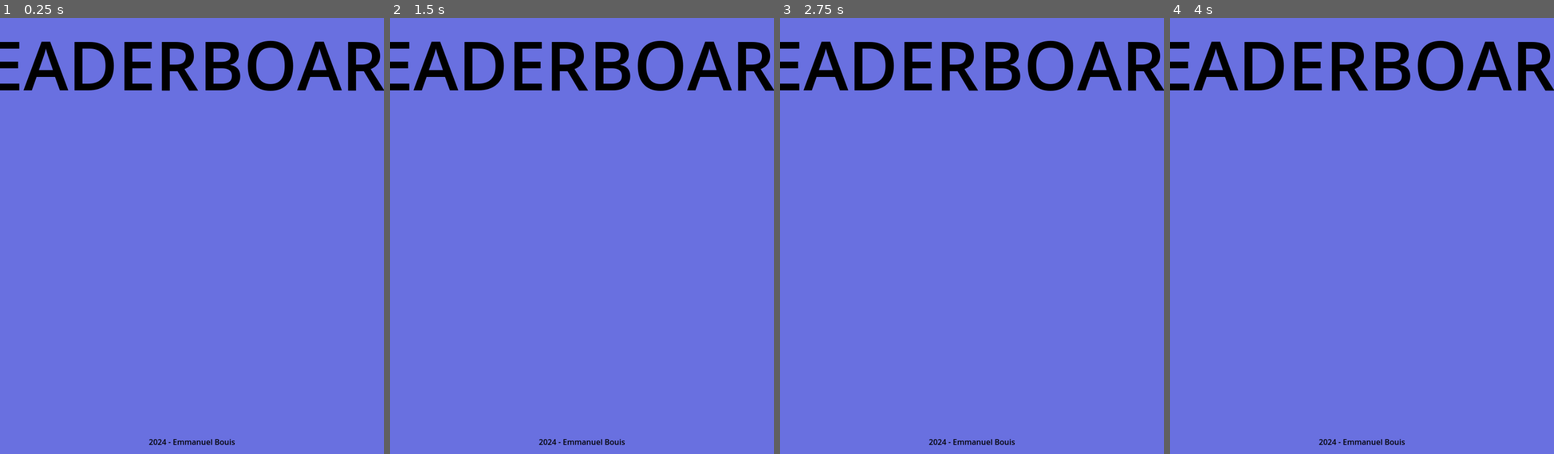
Above: before the commit, frames 1-4 (left to right).
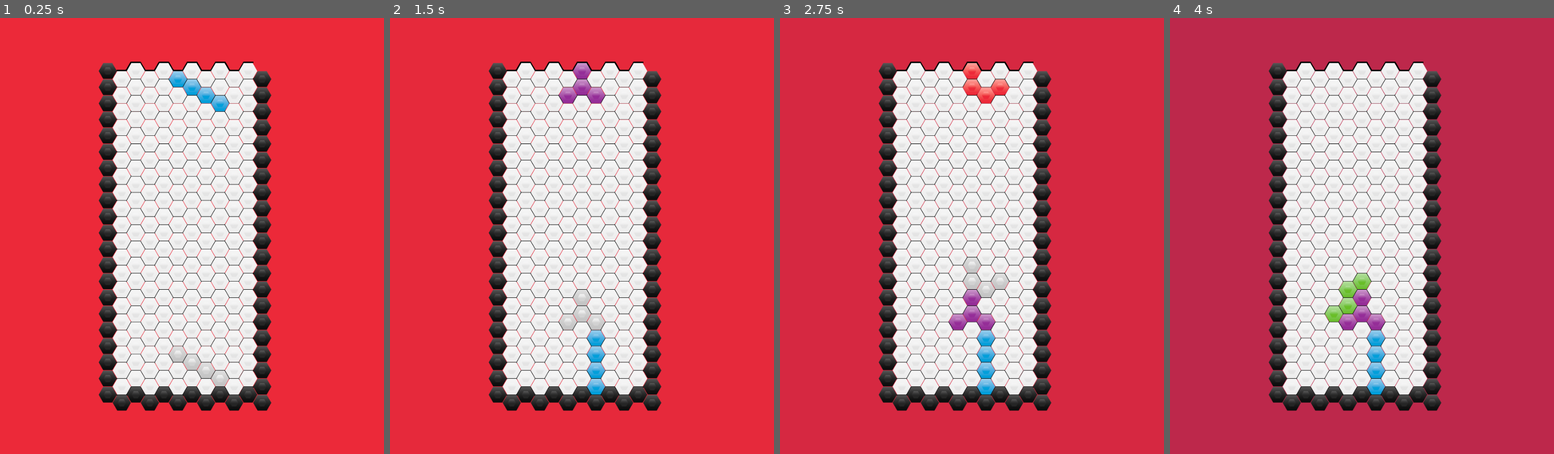
Above: after the commit, the same moments.

Repository: MrSoubi/HexoTangle
Game: Godot game, scene res://game.tscn
Two runs of this game, one before a commit and one after it. Both use one fixed random seed, a clock stepped at 60 frames per second and the inputs below.
Inputs (mouse positions are in pixels of both pictures, inside the frame that each line leads up to):
- Up to frame 1 (0.25 s): no input
- Up to frame 2 (1.5 s): tap Enter at 0.5 s; move the mouse to (666, 214) at 0.52 s; hold Right 0.53-1.28 s; tap Z at 0.6 s; tap Space at 0.77, 1.25 s; move the mouse to (505, 257) at 1.27 s; hold Down from 1.28 s (still down); tap C at 1.35 s
- Up to frame 3 (2.75 s): tap Space at 1.52 s; tap Enter at 2 s; move the mouse to (1010, 140) at 2.02 s; release Down at 2.03 s; hold Right from 2.03 s (still down); tap Z at 2.1 s
- Up to frame 4 (4 s): tap Space at 2.75, 3.02, 3.77 s; move the mouse to (1342, 323) at 2.77 s; release Right at 2.78 s; hold Up 2.78-3.53 s; tap C at 2.85 s; tap Enter at 3.5 s; move the mouse to (1477, 301) at 3.52 s; hold Left from 3.53 s (still down); tap Z at 3.6 s

The runs differ from the first frame. In frame 1, 100% of the frame differs, in the area x 0-100%, y 0-100%; in frame 2, 100%; in frame 3, 100%; in frame 4, 100%.

Commit message:
KAN-7 - Main menu logic done

Diff:
--- a/Scripts/GlobalData.gd
+++ b/Scripts/GlobalData.gd
@@ -18,4 +18,5 @@
 
 enum State {FREE, BLOCKED, MOVING};
 
+enum GameState {MENU, PLAYING, PAUSED};
 var score: int
--- /dev/null
+++ b/Scripts/UI.gd
@@ -0,0 +1,69 @@
+extends CanvasLayer
+
+@onready var main_menu = $MainMenu
+@onready var settings_menu = $SettingsMenu
+@onready var leader_board = $LeaderBoard
+@onready var game_ui = $GameUI
+@onready var help_ui = $HelpUI
+@onready var pause_menu = $PauseMenu
+
+# Called when the node enters the scene tree for the first time.
+func _ready():
+	pass # Replace with function body.
+
+
+# Called every frame. 'delta' is the elapsed time since the previous frame.
+func _process(delta):
+	pass
+
+
+func _on_button_play_pressed():
+	_display_game_ui();
+
+
+func _on_button_settings_pressed():
+	pass # Replace with function body.
+
+
+func _on_button_help_pressed():
+	pass # Replace with function body.
+
+func _display_game_ui():
+	main_menu.visible = false;
+	settings_menu.visible = false;
+	leader_board.visible = false;
+	game_ui.visible = true;
+	help_ui.visible = false;
+	pause_menu.visible = false;
+
+func _display_settings_menu():
+	main_menu.visible = false;
+	settings_menu.visible = true;
+	leader_board.visible = false;
+	game_ui.visible = false;
+	help_ui.visible = false;
+	pause_menu.visible = false;
+
+func _display_help_ui():
+	main_menu.visible = false;
+	settings_menu.visible = false;
+	leader_board.visible = false;
+	game_ui.visible = false;
+	help_ui.visible = true;
+	pause_menu.visible = false;
+
+func _display_leaderboard():
+	main_menu.visible = false;
+	settings_menu.visible = false;
+	leader_board.visible = true;
+	game_ui.visible = false;
+	help_ui.visible = false;
+	pause_menu.visible = false;
+
+func _display_pause_menu():
+	main_menu.visible = false;
+	settings_menu.visible = false;
+	leader_board.visible = false;
+	game_ui.visible = false;
+	help_ui.visible = false;
+	pause_menu.visible = true;
--- a/game.gd
+++ b/Scripts/game.gd
@@ -7,6 +7,8 @@
 @export var ui: Node
 
 @export var leaderboard: Node
+
+var state: GlobalData.GameState = GlobalData.GameState.MENU;
 
 var score: int = 0;
 var level: int = 1;
@@ -72,3 +74,6 @@
 	timer.wait_time = 1.0;
 	$UI/VBoxContainer/LevelLabel.text = str(0);
 	grid.Reset()
+
+func StartGame():
+	ResetGame();
--- a/UI.gd
+++ /dev/null
@@ -1,14 +0,0 @@
-extends CanvasLayer
-
-@onready var mainMenu = get_node("MainMenu")
-@onready var settingsMenu = get_node("SettingsMenu")
-@onready var gameUI = get_node("GameUI")
-
-# Called when the node enters the scene tree for the first time.
-func _ready():
-	pass # Replace with function body.
-
-
-# Called every frame. 'delta' is the elapsed time since the previous frame.
-func _process(delta):
-	pass
--- a/game.tscn
+++ b/game.tscn
@@ -1,16 +1,16 @@
-[gd_scene load_steps=29 format=3 uid="uid://d33r44fu71nhh"]
+[gd_scene load_steps=26 format=3 uid="uid://d33r44fu71nhh"]
 
 [ext_resource type="PackedScene" uid="uid://cpin614h2rqoi" path="res://grid.tscn" id="1_ae5do"]
-[ext_resource type="Script" path="res://game.gd" id="1_xep6p"]
+[ext_resource type="Script" path="res://Scripts/game.gd" id="1_xep6p"]
 [ext_resource type="Shader" path="res://background.gdshader" id="2_hrjri"]
-[ext_resource type="Script" path="res://UI.gd" id="3_qfqky"]
+[ext_resource type="Script" path="res://Scripts/UI.gd" id="3_qfqky"]
 [ext_resource type="Texture2D" uid="uid://l2w8noafawqq" path="res://Sprites/Form_I.png" id="5_hmenq"]
 [ext_resource type="Texture2D" uid="uid://dau5rnv8835yg" path="res://Sprites/Form_J.png" id="6_s1ckg"]
 [ext_resource type="Texture2D" uid="uid://culdqpvc2tsr4" path="res://Sprites/Form_L.png" id="7_42lau"]
 [ext_resource type="AudioStream" uid="uid://dvg76orhtgq4o" path="res://Sound/HexoTangle_MainTheme.mp3" id="8_ftwso"]
 [ext_resource type="Texture2D" uid="uid://dxwuf0mde64xv" path="res://Sprites/Banner Image.png" id="8_q1775"]
-[ext_resource type="Script" path="res://SoundManager.gd" id="9_tkctc"]
-[ext_resource type="Script" path="res://LeaderBoard.gd" id="9_x1esd"]
+[ext_resource type="Script" path="res://Scripts/SoundManager.gd" id="9_tkctc"]
+[ext_resource type="Script" path="res://Scripts/LeaderBoard.gd" id="9_x1esd"]
 [ext_resource type="AudioStream" uid="uid://ccoe3gq8k2b75" path="res://Sound/OneLine.wav" id="10_pmf37"]
 [ext_resource type="AudioStream" uid="uid://dh6wuu1hs72px" path="res://Sound/TwoLines.wav" id="11_prouk"]
 [ext_resource type="AudioStream" uid="uid://cfnvpu7y6c7nu" path="res://Sound/ThreeLines.wav" id="12_fcj3h"]
@@ -21,7 +21,6 @@
 [ext_resource type="AudioStream" uid="uid://jvthburumka2" path="res://Sound/Movement.wav" id="17_lc6ri"]
 [ext_resource type="AudioStream" uid="uid://dxm1fkjo6g522" path="res://Sound/Hold.wav" id="18_5ed10"]
 [ext_resource type="AudioStream" uid="uid://5h5wm8bomui0" path="res://Sound/Error.wav" id="19_45we2"]
-[ext_resource type="Texture2D" uid="uid://b2pfilhuo1pdn" path="res://Sprites/Hexagon_White.png" id="22_2jxjx"]
 
 [sub_resource type="ShaderMaterial" id="ShaderMaterial_gaa0i"]
 shader = ExtResource("2_hrjri")
@@ -36,13 +35,6 @@
 [sub_resource type="LabelSettings" id="LabelSettings_k7ujp"]
 font_size = 141
 font_color = Color(0, 0, 0, 1)
-
-[sub_resource type="Curve" id="Curve_r5mpa"]
-_data = [Vector2(0, 0), 0.0, 0.0, 0, 0, Vector2(0.128019, 0.641544), 1.35635, 1.35635, 0, 0, Vector2(1, 1), 0.0, 0.0, 0, 0]
-point_count = 3
-
-[sub_resource type="Gradient" id="Gradient_5yoe1"]
-colors = PackedColorArray(1, 0, 0, 1, 1, 0, 1, 1)
 
 [node name="Game" type="Node2D" node_paths=PackedStringArray("timer", "soundManager", "grid", "ui", "leaderboard")]
 script = ExtResource("1_xep6p")
@@ -153,7 +145,18 @@
 grow_vertical = 2
 color = Color(0.411765, 0.439216, 0.878431, 1)
 
-[node name="Title" type="TextureRect" parent="UI/MainMenu"]
+[node name="TitleContainer" type="Control" parent="UI/MainMenu"]
+layout_mode = 1
+anchors_preset = 5
+anchor_left = 0.5
+anchor_right = 0.5
+offset_left = -20.0
+offset_right = 20.0
+offset_bottom = 40.0
+grow_horizontal = 2
+scale = Vector2(0.864975, 0.864975)
+
+[node name="Title" type="TextureRect" parent="UI/MainMenu/TitleContainer"]
 layout_mode = 1
 anchors_preset = 5
 anchor_left = 0.5
@@ -344,6 +347,7 @@
 vertical_alignment = 1
 
 [node name="LeaderBoard" type="Control" parent="UI"]
+visible = false
 custom_minimum_size = Vector2(800, 910)
 layout_mode = 3
 anchors_preset = 5
@@ -501,6 +505,22 @@
 
 [node name="TextureRect_Next_6" type="TextureRect" parent="UI/GameUI/MarginContainer/VBoxContainer_Right"]
 layout_mode = 2
+
+[node name="HelpUI" type="Control" parent="UI"]
+visible = false
+custom_minimum_size = Vector2(800, 910)
+layout_mode = 3
+anchors_preset = 0
+offset_right = 40.0
+offset_bottom = 40.0
+
+[node name="PauseMenu" type="Control" parent="UI"]
+visible = false
+custom_minimum_size = Vector2(800, 910)
+layout_mode = 3
+anchors_preset = 0
+offset_right = 40.0
+offset_bottom = 40.0
 
 [node name="SoundManager" type="Node" parent="." node_paths=PackedStringArray("musicPlayer", "sfxPlayer_1", "sfxPlayer_2")]
 script = ExtResource("9_tkctc")
@@ -527,27 +547,9 @@
 
 [node name="FXPlayer_2" type="AudioStreamPlayer" parent="SoundManager"]
 
-[node name="CPUParticles2D" type="CPUParticles2D" parent="."]
-position = Vector2(-40, 0)
-amount = 200
-lifetime = 1.2
-explosiveness = 0.4
-randomness = 0.5
-texture = ExtResource("22_2jxjx")
-emission_shape = 3
-emission_rect_extents = Vector2(800, 50)
-gravity = Vector2(0, -500)
-angular_velocity_min = -100.0
-angular_velocity_max = 100.0
-radial_accel_min = -500.0
-radial_accel_max = 500.0
-scale_amount_min = 0.0
-scale_amount_max = 0.5
-scale_amount_curve = SubResource("Curve_r5mpa")
-color_ramp = SubResource("Gradient_5yoe1")
-hue_variation_min = 1.0
-hue_variation_max = 1.0
-
 [connection signal="timeout" from="Timer" to="." method="_on_timer_timeout"]
+[connection signal="pressed" from="UI/MainMenu/VBoxContainer/Button_Play" to="UI" method="_on_button_play_pressed"]
+[connection signal="pressed" from="UI/MainMenu/VBoxContainer/Button_Settings" to="UI" method="_on_button_settings_pressed"]
+[connection signal="pressed" from="UI/MainMenu/VBoxContainer/Button_Help" to="UI" method="_on_button_help_pressed"]
 [connection signal="value_changed" from="UI/SettingsMenu/VBoxContainer/HSlider_Music" to="SoundManager" method="_on_h_slider_music_value_changed"]
 [connection signal="value_changed" from="UI/SettingsMenu/VBoxContainer/HSlider_VFX" to="SoundManager" method="_on_h_slider_vfx_value_changed"]
Renamed: ControlGUI.gd -> Scripts/ControlGUI.gd
Renamed: LeaderBoard.gd -> Scripts/LeaderBoard.gd
Renamed: SoundManager.gd -> Scripts/SoundManager.gd
